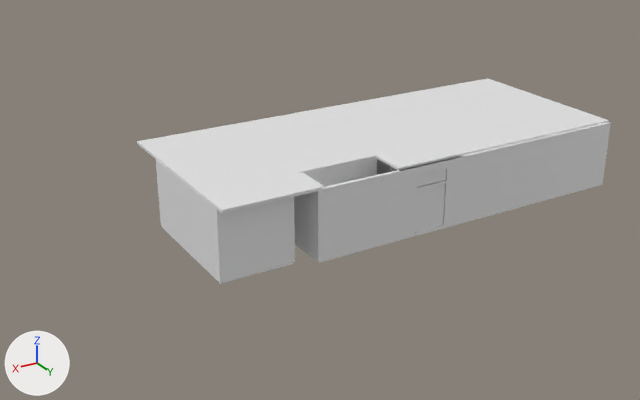
The Blender file Baú -Modelos_3D/Cenários/Escola/Escola-Andar1.blend, before and after one commit.
One viewpoint serves both versions: a 50 mm camera at (27.3, 37.0, 20.1) aimed at (3.9, -1.9, 0.6). Lighting does not change. The marker at lower left points along +X, +Y and +Z. Materials are left out; every surface is plain grey.

Objects in the first picture: 'Parede.002', 'Parede.004', 'Parede.005', 'Parede.010', 'Parede.012', 'Piso-Andar1', 'PortaGrande', 'Teto-Andar1'.
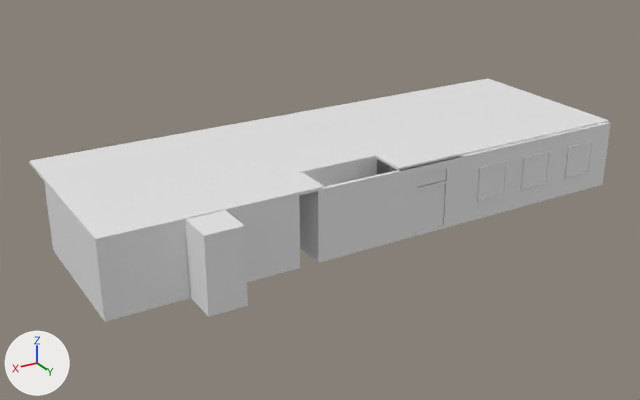
Where the newer file only moved an object's origin or applied its transform, the numbers keep the older frame.

The change, as a list of edits to the scene's bpy script:
```text
Change me_cube_030:
    where me_cube_030.from_pydata(...)  # 24 vertices, 22 faces; spans x -6.66..6.07, y -2.84..1.06, z -1.0..1.0
    used by ob_teto_andar1; location = (0.02, -0.03, 3.6); scale = (1.98, 2.81, 0.078)
    before: 12 (6.07, 0.24, 1.0) at pixel (201, 193), 13 (6.07, -2.84, 1.0) at pixel (137, 141), 14 (6.07, -2.84, -1.0) at pixel (137, 144), 15 (6.07, 0.24, -1.0) at pixel (201, 196), 20 (6.07, 1.06, 1.0) at pixel (221, 210)
    before: 21 (6.07, 1.06, -1.0) at pixel (221, 213)
    me_cube_030 part 1
    add for i in [*range(12, 16), 20, 21]: me_cube_030.vertices[i].co += Vector((2.97, 0.0, 0.0))
Change me_cube:
    where me_cube.from_pydata(...)  # 46 vertices, 44 faces; spans x -6.29..5.75, y -7.99..2.98, z -1.0..1.0
    used by ob_piso_andar1; location = (0.0, -0.03, -0.28); scale = (2.1, 1.0, 0.088)
    me_cube part 2: all 4 vertices in x 5.75, y -4.99..-2.0, z -1.0..1.0 are moved by (2.79, 0.0, 0.0)
    me_cube part 3: all 2 vertices in x 5.75, y 2.43, z -1.0..1.0 are moved by (2.79, 0.56, 0.0)
Add me_cube_001:
    me_cube_001.from_pydata(...)  # a box spanning x -1.71..1.02, y -1.0..2.73, z -1.0..1.0
Add me_cube_018_1:
    me_cube_018_1.from_pydata(...)  # a box spanning x -1.0..1.0, y -1.0..1.14, z -1.0..1.0
Add me_cube_035:
    me_cube_035.from_pydata(...)  # a box spanning x -1.0..1.0, y -1.0..1.0, z -1.0..1.0
Add me_cube_034:
    me_cube_034.from_pydata(...)  # 16 vertices, 14 faces; spans x -1.0..1.0, y -1.0..1.0, z -1.0..1.0
Change ob_parede_012:
    ob_parede_012.location: (10.45, 2.25, 1.66) -> (10.45, 2.79, 1.66)
Remove ob_parede_010:
    ob_parede_010 = bpy.data.objects.new('Parede.010', me_cube_018)
    ob_parede_010.location = (11.98, -1.39, 1.66)
    ob_parede_010.scale = (0.092, 3.81, 1.92)
Add ob_parede_andar1_14:
    ob_parede_andar1_14 = bpy.data.objects.new('Parede-Andar1-14', me_cube_001)
    ob_parede_andar1_14.location = (16.33, 2.79, 1.66)
    ob_parede_andar1_14.scale = (1.45, 0.0569, 1.92)
Add ob_parede_andar1_15:
    ob_parede_andar1_15 = bpy.data.objects.new('Parede-Andar1-15', me_cube_018_1)
    ob_parede_andar1_15.location = (17.85, -1.39, 1.66)
    ob_parede_andar1_15.scale = (0.092, 3.81, 1.92)
Add ob_cube_001:
    ob_cube_001 = bpy.data.objects.new('Cube.001', me_cube_035)
    ob_cube_001.location = (13.4, 2.98, 1.67)
    ob_cube_001.scale = (0.483, -0.0379, 1.87)
Add ob_elevador:
    ob_elevador = bpy.data.objects.new('Elevador', me_cube_034)
    ob_elevador.location = (12.89, 4.02, 1.68)
    ob_elevador.scale = (0.978, 1.0, 2.0)
```

Pixel boxes (x1, y1, x2, y2) of what changed, in the pictures (640 x 400 px; the box of a moved part takes in the faces that stretch with it):
'Teto-Andar1', reshaped (23% wider, 21% taller)
    before: (137, 78, 609, 213)
    after: (29, 78, 609, 242)
'Parede-Andar1-14', added
    after: (99, 221, 189, 317)
'Parede.012', moved
    before: (220, 197, 292, 281)
    after: (227, 195, 300, 279)
'Elevador', added
    after: (185, 210, 248, 317)
'Parede.010', deleted
    before: (156, 159, 224, 282)
'Parede-Andar1-15', added
    after: (44, 181, 107, 319)
'Piso-Andar1', reshaped (24% wider, 32% taller)
    before: (162, 167, 603, 284)
    after: (54, 167, 603, 322)
'Cube.001', added
    after: (185, 221, 190, 295)
part 1 of me_cube_030, moved or reshaped
    before: (137, 126, 322, 213)
    after: (29, 126, 322, 242)
part 2 of me_cube, moved or reshaped
    before: (162, 226, 184, 248)
    after: (54, 251, 72, 276)
part 3 of me_cube, moved or reshaped
    before: (184, 248, 293, 284)
    after: (72, 265, 300, 322)
